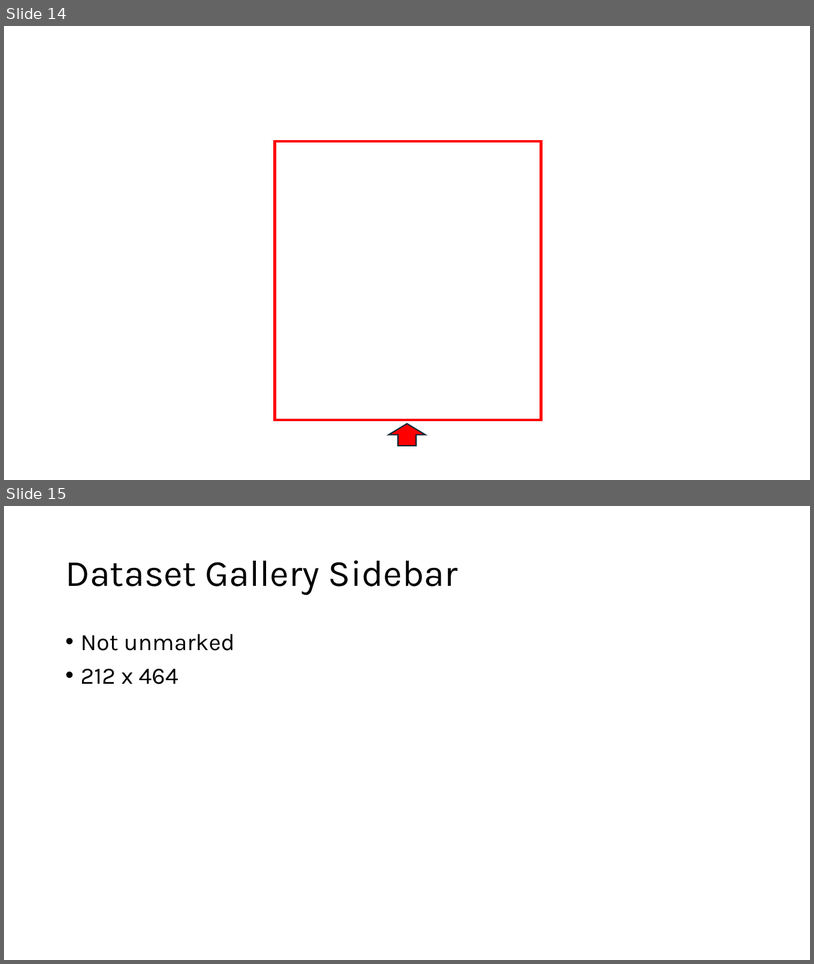
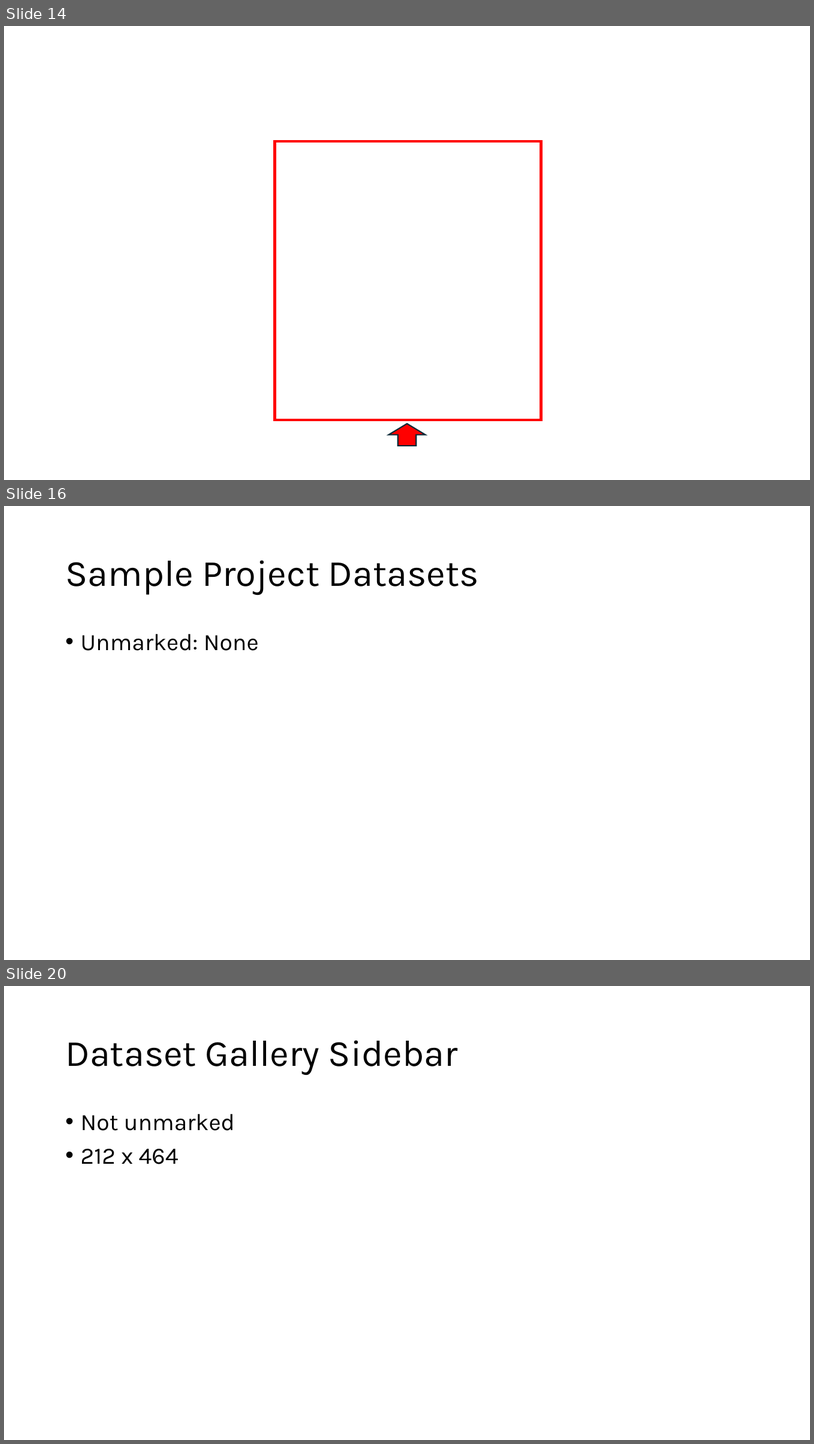
Before and after one commit to EdgeFirstAI/documentation, a slide deck: images_with_layers.pptx. Shown one above the other, each under a label of ours: slides 14 and 15 before the commit, slides 14, 16 and 20 after it; the slides between them are not shown. The pictures are 814x964 and 814x1444 pixels, drawn with LibreOffice and Linux fonts; fonts in the diff are those of the drawing; background and template pictures are left out. Boxes give left, top, right and bottom in pixels: in the first picture for what was removed or moved away, otherwise in the second. Text is boxed around its words. In the diff, an @@ line names an element or a change of style, - is before the commit and + after.

Commit message:
[DE-2265]: Simplified quickstart guide to the tourist workflow where the users copy a public dataset 'Coffee Cup' and uses this dataset for training and validation. Added explore dataset which shows what each section and attributes of the dataset card means and how to see the images and annotations inside the dataset.

```diff
--- a/images_with_layers.pptx
+++ b/images_with_layers.pptx
@@ slide 16 added at (x1=4, y1=506, x2=810, y2=960), background #FFFFFF @@
@@ title added at (x1=65, y1=560, x2=479, y2=595), 44 pt, text #000000 @@
+Sample Project Datasets
@@ text added at (x1=81, y1=634, x2=259, y2=651), 28 pt, text #000000 @@
+• Unmarked: None
@@ what was slide 15 is now slide 20 @@
```
Also in this commit, not shown: 4 other slides added, 20 other files.
